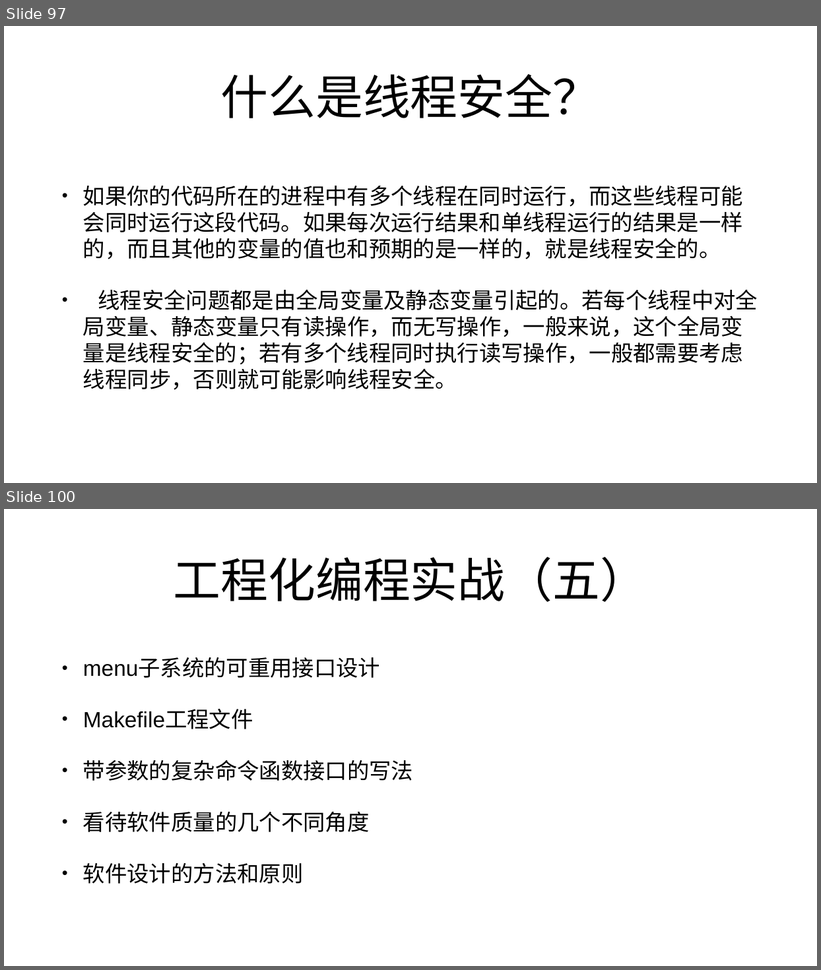
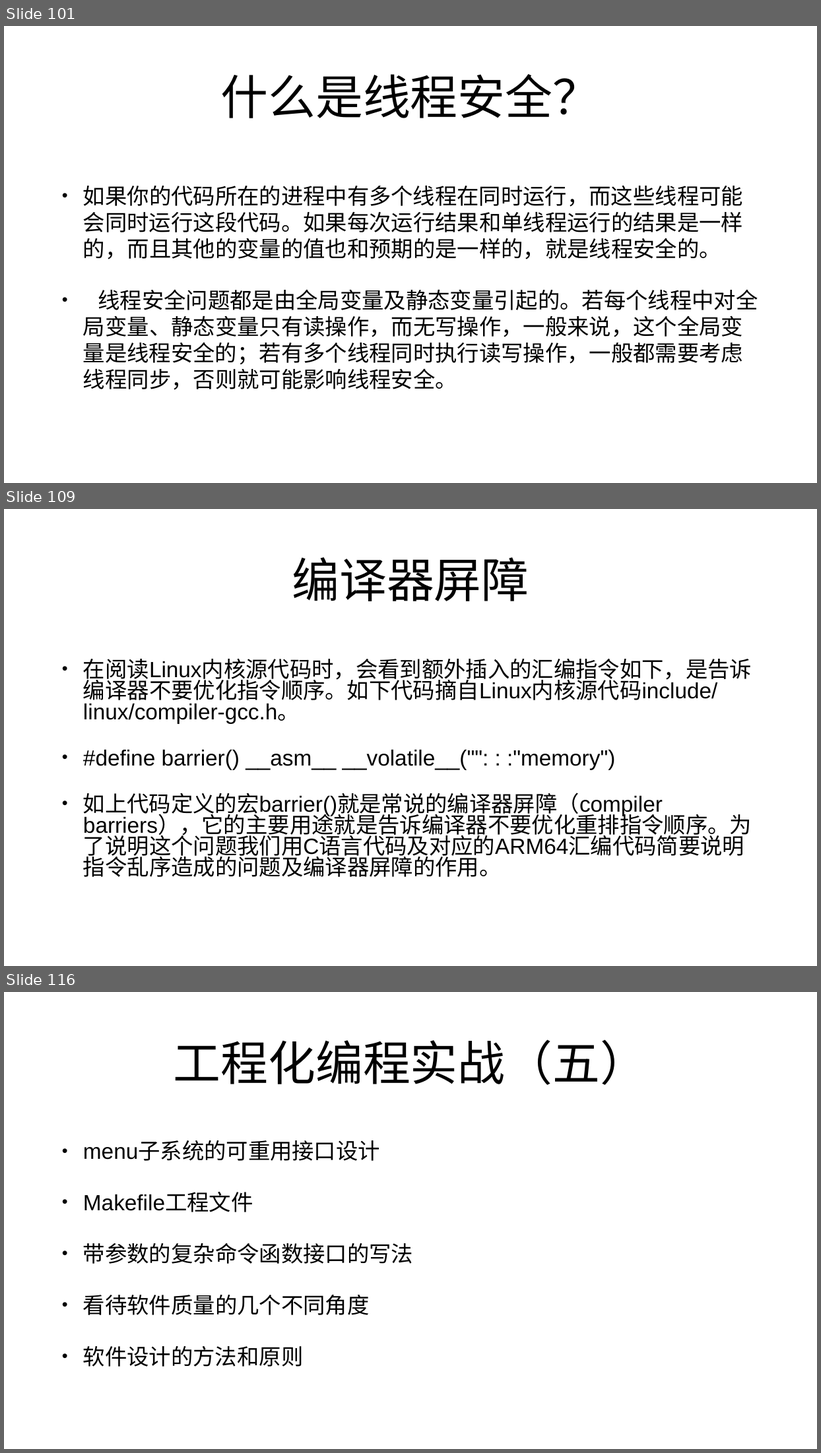
Before and after one commit to mengning/se, a slide deck: ppt/工程化编程实战——代码中的软件工程.pptx. Shown one above the other, each under a label of ours: slides 97 and 100 before the commit, slides 101, 109 and 116 after it; the slides between them are not shown. The pictures are 821x970 and 821x1453 pixels, drawn with LibreOffice and Linux fonts; fonts in the diff are those of the drawing. Boxes give left, top, right and bottom in pixels: in the first picture for what was removed or moved away, otherwise in the second. Text is boxed around its words. In the diff, an @@ line names an element or a change of style, - is before the commit and + after.

```diff
--- a/ppt/工程化编程实战——代码中的软件工程.pptx
+++ b/ppt/工程化编程实战——代码中的软件工程.pptx
@@ slide 109 added at box(4, 509, 817, 966), background #FFFFFF @@
@@ title added at box(292, 557, 529, 601), 112 pt, text #000000 @@
+编译器屏障
@@ text added at box(83, 659, 752, 877), 52 pt, text #000000 @@
+• 在阅读Linux内核源代码时，会看到额外插入的汇编指令如下，是告诉编译器不要优化指令顺序。如下代码摘自Linux内核源代码include/linux/compiler-gcc.h。
+• #define barrier() __asm__ __volatile__("": : :"memory")
+• 如上代码定义的宏barrier()就是常说的编译器屏障（compiler barriers），它的主要用途就是告诉编译器不要优化重排指令顺序。为了说明这个问题我们用C语言代码及对应的ARM64汇编代码简要说明指令乱序造成的问题及编译器屏障的作用。
@@ what was slide 97 is now slide 101 @@
@@ what was slide 100 is now slide 116 @@
```
Also in this commit, not shown: 20 slides changed, 15 other slides added, 1 other file.
